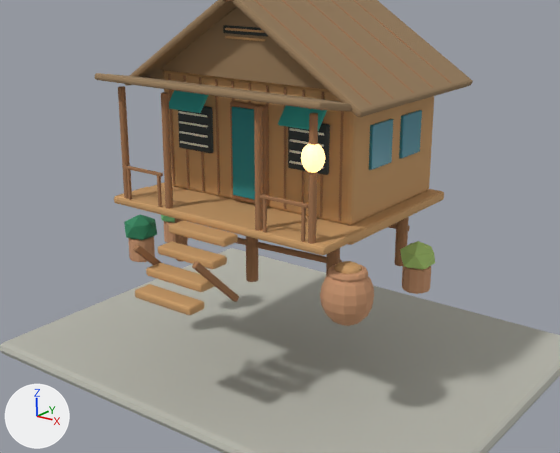
Before and after pictures for a commit that changed the Blender file assets/kampong-house-v2.blend.
The view is the same before and after, from the file's camera 'Camera'. Arrows for +X, +Y and +Z are at lower left; the lights stay in place. The picture after the commit comes second.

Objects in the first picture: 'Ground', 'KAMPONG HOUSE · Attap thatch', 'KAMPONG HOUSE · Deep teal', 'KAMPONG HOUSE · Fired clay', 'KAMPONG HOUSE · Graphic glass', 'KAMPONG HOUSE · Ink', 'KAMPONG HOUSE · Plant deep', 'KAMPONG HOUSE · Plant lime', 'KAMPONG HOUSE · Plant mid', 'KAMPONG HOUSE · Sun timber', 'KAMPONG HOUSE · Timber', 'KAMPONG HOUSE · Weathered teal', 'KAMPONG HOUSE · Window warm' and 1 more.
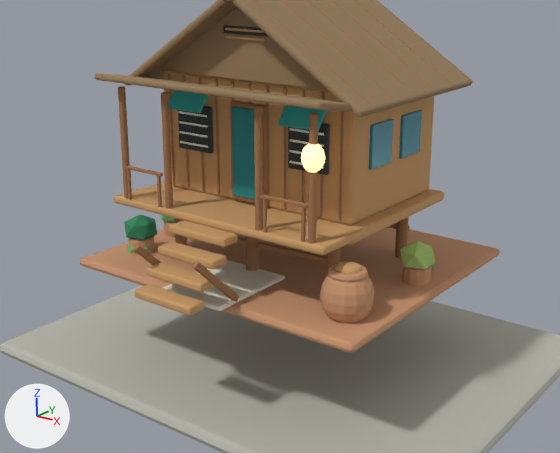
Changed parts and their boxes [x1, y1, x2, y2] in the pictures (560 x 453 px; the box of a moved part takes in the faces that stretch with it):
'KAMPONG HOUSE · Fired clay', reshaped
    before: [129, 221, 431, 326]
    after: [80, 221, 500, 352]
'KAMPONG HOUSE · Awning cream', added
    after: [163, 260, 285, 311]
'KAMPONG HOUSE · Plant mid', reshaped, moved (mostly hidden)
    before: [161, 215, 175, 223]
    after: [126, 215, 434, 269]
part 1 of me_icosphere_001, moved or reshaped
    before: [161, 215, 175, 223]
    after: [126, 243, 150, 254]
part 2 of me_sphere, added (brown)
    after: [80, 221, 500, 352]

The edits, one by one:
Material 'Awning cream' (mat_awning_cream) is new.
Its base color is (0.93, 0.86, 0.72) (pale yellow #f7efdd).
Its roughness is 0.85.
me_sphere is used by ob_kampong_house___fired_clay; parent ob_kampong_house; location (2.9, -2.2, 2.646).
me_sphere had 456 vertices, 438 faces and spanned x -6.35..0.51, y -0.52..2.7, z -0.62..0.6.
me_sphere now has 512 vertices, 492 faces and spans x -6.6..0.8, y -1.05..5.45, z -0.62..0.6.
me_sphere part 2: a new loose piece of 56 vertices spanning x -6.6..0.8, y -1.05..5.45, z -0.62..-0.42, in mat_fired_clay (brown #c8956f).
me_icosphere_001 is used by ob_kampong_house___plant_mid; parent ob_kampong_house; location (-3.15, -0.6, 2.776).
me_icosphere_001 had 12 vertices, 20 faces and spanned x -0.376..0.376, y -0.357..0.357, z -0.336..0.336.
me_icosphere_001 now has 48 vertices, 80 faces and spans x -0.626..6.04, y -0.22..3.198, z -0.151..0.786.
me_icosphere_001 part 1: 12 vertices removed from x -0.376..0.376, y -0.357..0.357, z -0.336..0.336; 12 vertices added at x -0.322..0.322, y -0.22..0.22, z -0.151..0.151.
Other edits to the shape of me_icosphere_001 do not show in these pictures.
Mesh me_cube_002 is new.
It has 56 vertices, 54 faces and spans x -0.82..0.82, y -1.08..1.08, z -0.05..0.05.
It uses material mat_awning_cream (pale yellow #f7efdd).
Object 'KAMPONG HOUSE · Plant mid' (ob_kampong_house___plant_mid) moves from (-3.15, -0.6, 2.776) to (-2.9, -2.1, 2.326).
Object 'KAMPONG HOUSE · Awning cream' (ob_kampong_house___awning_cream) is new; it shows me_cube_002.
Its parent is ob_kampong_house.
Its location is (0.0, -2.45, 2.246).
